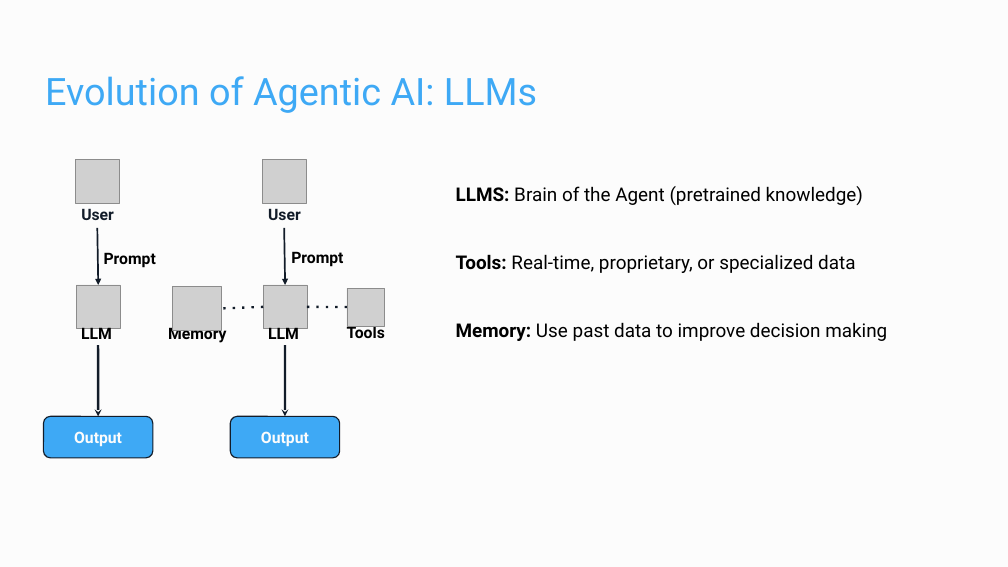
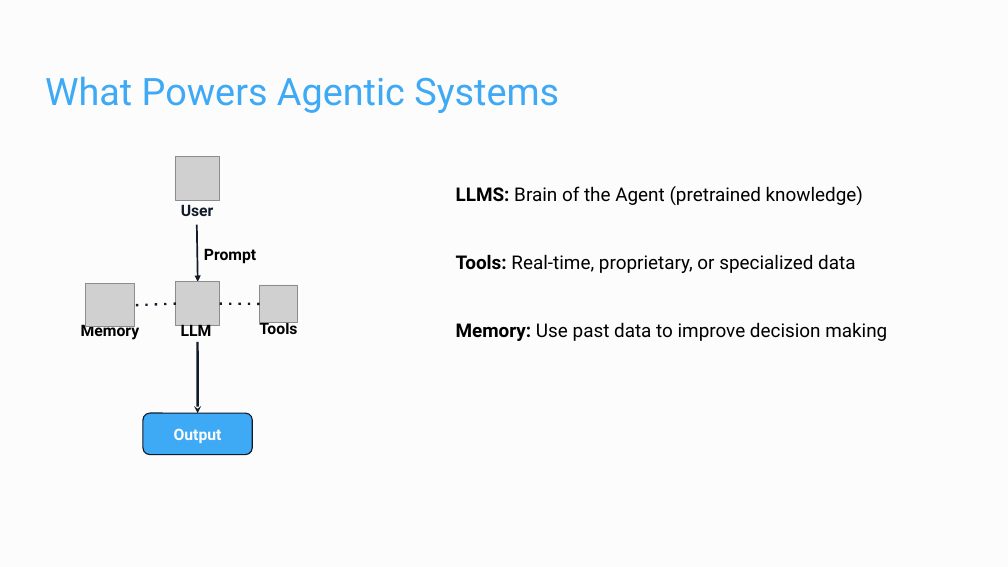
Before and after one commit to Dzvezdana/pydata_workshop_september2025, a slide deck: slide 6 of workshop/dapr_pydata_2025.pptx (slide 7 before the commit). Drawn at 1008x567 pixels with LibreOffice and Linux fonts; fonts in the diff are those of the drawing; grey boxes stand for pictures. Boxes give left, top, right and bottom in pixels: in the first picture for what was removed or moved away, otherwise in the second. Text is boxed around its words. In the diff, an @@ line names an element or a change of style, - is before the commit and + after.

Commit message:
Update slides

```diff
--- a/workshop/dapr_pydata_2025.pptx
+++ b/workshop/dapr_pydata_2025.pptx
@@ title at [45, 76, 559, 113]: text changed @@
-Evolution of Agentic AI: LLMs
+What Powers Agentic Systems
@@ picture removed at [76, 160, 119, 203] @@
@@ text removed at [81, 208, 114, 220] @@
-User
@@ arrow removed from (98, 228) to (98, 285) @@
@@ 2 pictures, 1 text, 1 arrow: place and size @@
-2 pictures, 1 text, 1 arrow at [262, 160, 307, 329]
+2 pictures, 1 text, 1 arrow at [175, 157, 220, 326]
@@ text removed at [104, 252, 156, 268] @@
-Prompt
@@ picture removed at [76, 285, 120, 329] @@
@@ text removed at [81, 328, 112, 344] @@
-LLM
@@ line moved from (307, 307) - (347, 307) to (176, 304) - (135, 306) @@
@@ line moved from (263, 307) - (222, 309) to (220, 304) - (259, 304) @@
@@ arrow removed from (98, 346) to (98, 417) @@
@@ 4 texts, 2 pictures, 1 rounded rectangle, 1 arrow: place and size @@
-4 texts, 2 pictures, 1 rounded rectangle, 1 arrow at [168, 251, 385, 458]
+4 texts, 2 pictures, 1 rounded rectangle, 1 arrow at [81, 248, 297, 454]
@@ rounded rectangle removed at [43, 417, 153, 458] @@
-Output
```
Also in this commit, not shown: 4 other slides changed, 1 slide added, 3 slides removed, 1 other file.
